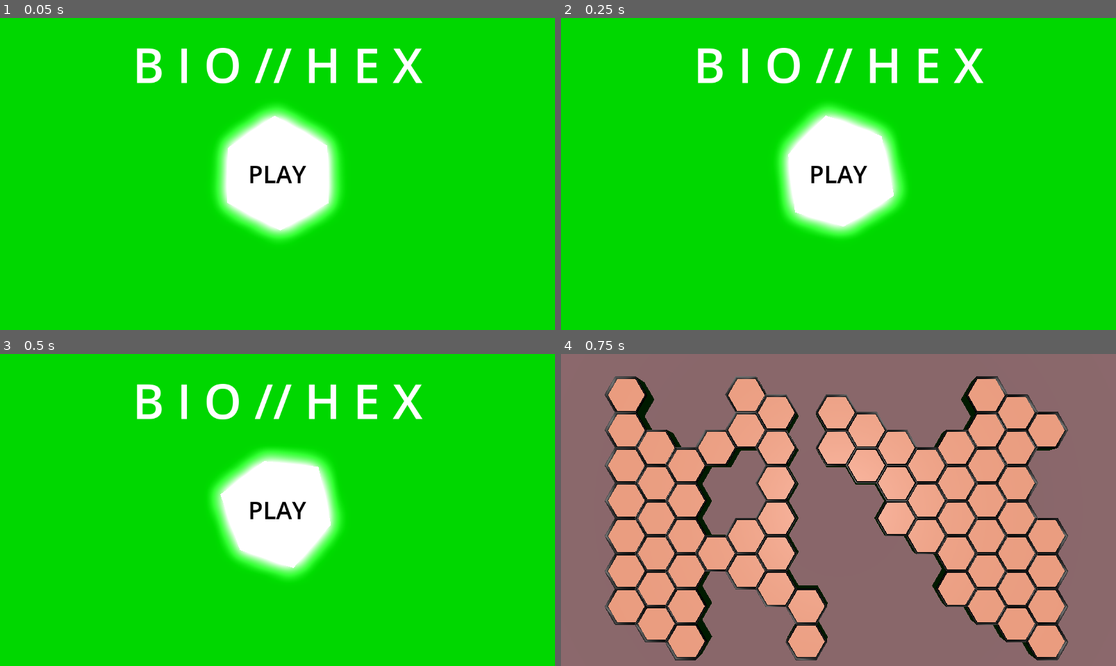
Above: before the commit, frames 1-4 (two rows, left to right).
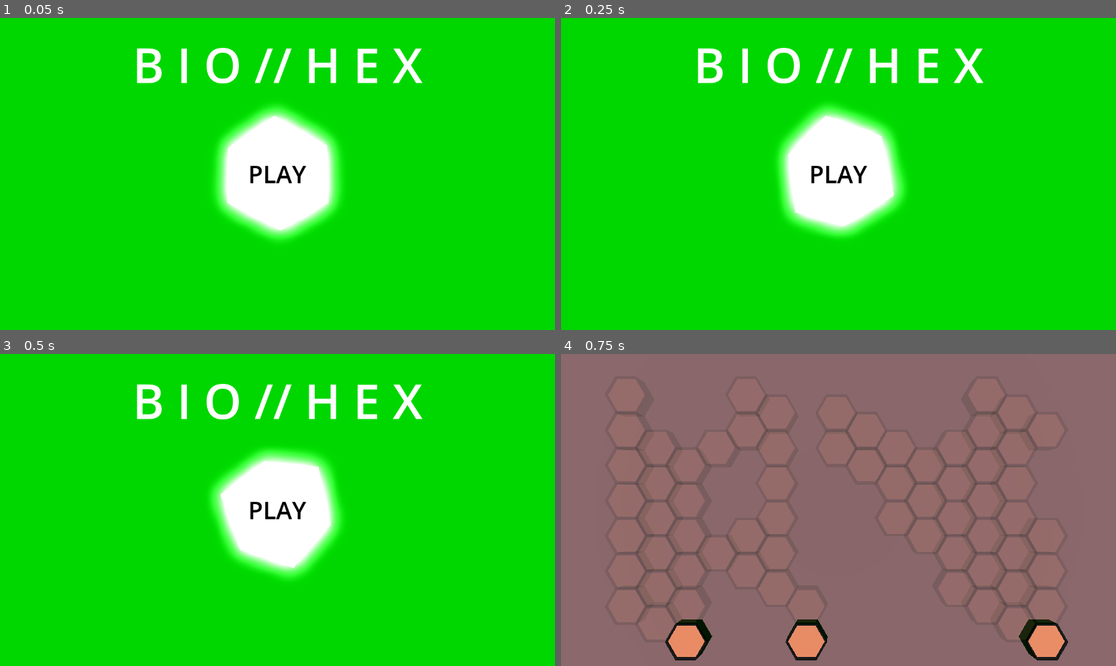
Above: after the commit, the same moments.

Repository: JBRana250/BioHex
Game: Godot game, scene res://Title Screen/title_screen.tscn
The game is run twice, just before and just after one commit, with the same random seed, the same clock (stepped at 60 frames per second) and the same inputs.
Inputs:
- Up to frame 1 (0.05 s): no input
- Up to frame 2 (0.25 s): no input
- Up to frame 3 (0.5 s): no input
- Up to frame 4 (0.75 s): click "PLAY" at 0.5 s

Frames 1-3 are identical in both runs. In frame 4, 43% of the frame differs, in the area x 7-92%, y 7-99%.

Commit message:
Completed implementation of world scene

Diff:
--- a/Combat Scene/scripts/Globals.gd
+++ b/Combat Scene/scripts/Globals.gd
@@ -4,3 +4,8 @@
 
 var camera: Camera3D = null
 var player: CharacterBody3D = null
+
+var path_map: Dictionary = {}
+var rows_to_boss: int
+var current_row: int
+var current_room_pos: Vector2
--- a/Combat Scene/scripts/scene_switcher.gd
+++ b/Combat Scene/scripts/scene_switcher.gd
@@ -10,7 +10,7 @@
 	call_deferred("_deferred_switch_scene", res_path)
 
 func _deferred_switch_scene(res_path):
-	current_scene.free()
+	current_scene.queue_free()
 	var scene = load(res_path)
 	current_scene = scene.instantiate()
 	get_tree().root.add_child(current_scene)
--- a/World Scene/scenes/room.tscn
+++ b/World Scene/scenes/room.tscn
@@ -1,7 +1,34 @@
-[gd_scene load_steps=2 format=3 uid="uid://rerv56i1e8gf"]
+[gd_scene load_steps=5 format=3 uid="uid://rerv56i1e8gf"]
 
-[ext_resource type="PackedScene" uid="uid://bwhwx1lvhni7q" path="res://World Scene/assets/room.glb" id="1_ciihr"]
+[ext_resource type="Script" path="res://World Scene/scripts/room scripts/OnClickComponentScript.gd" id="2_iqk8b"]
+[ext_resource type="Script" path="res://World Scene/scripts/room scripts/RoomAttributes.gd" id="3_7orod"]
+[ext_resource type="PackedScene" uid="uid://21h7hy5g4463" path="res://World Scene/scenes/room_mesh.tscn" id="4_0fdpc"]
+[ext_resource type="Script" path="res://World Scene/scripts/room scripts/RoomAppearance.gd" id="4_ywmiw"]
 
 [node name="Room" type="Node3D"]
 
-[node name="room_mesh" parent="." instance=ExtResource("1_ciihr")]
+[node name="Area3D" type="Area3D" parent="."]
+monitoring = false
+monitorable = false
+
+[node name="hexcolbox" type="CollisionPolygon3D" parent="Area3D"]
+transform = Transform3D(0.866025, -0.5, 2.18557e-08, 0, -4.37114e-08, -1, 0.5, 0.866025, -3.78552e-08, 0, 0, 0)
+depth = 0.54
+polygon = PackedVector2Array(-0.873228, -0.496507, 0.00349882, -0.995989, 0.867409, -0.497065, 0.865413, 0.508487, -0.00907815, 0.994736, -0.870979, 0.493202)
+margin = 0.08
+
+[node name="Components" type="Node" parent="."]
+
+[node name="OnClickComponent" type="Node" parent="Components"]
+script = ExtResource("2_iqk8b")
+res_path = "res://Combat Scene/scenes/defaultcombat.tscn"
+
+[node name="RoomAttributes" type="Node" parent="Components"]
+script = ExtResource("3_7orod")
+
+[node name="Appearance" type="Node" parent="Components"]
+script = ExtResource("4_ywmiw")
+
+[node name="room_mesh" parent="." instance=ExtResource("4_0fdpc")]
+
+[connection signal="input_event" from="Area3D" to="Components/OnClickComponent" method="_on_area_3d_input_event"]
--- /dev/null
+++ b/World Scene/scenes/room_mesh.tscn
@@ -0,0 +1,19 @@
+[gd_scene load_steps=4 format=3 uid="uid://21h7hy5g4463"]
+
+[ext_resource type="PackedScene" uid="uid://bwhwx1lvhni7q" path="res://World Scene/assets/room.glb" id="1_n66kj"]
+
+[sub_resource type="StandardMaterial3D" id="StandardMaterial3D_xwb58"]
+resource_local_to_scene = true
+transparency = 1
+albedo_color = Color(0.905882, 0.529412, 0.380392, 0.117647)
+
+[sub_resource type="StandardMaterial3D" id="StandardMaterial3D_lpd02"]
+resource_local_to_scene = true
+transparency = 1
+albedo_color = Color(0, 0, 0, 0.117647)
+
+[node name="room" instance=ExtResource("1_n66kj")]
+
+[node name="Cylinder_003" parent="." index="0"]
+surface_material_override/0 = SubResource("StandardMaterial3D_xwb58")
+surface_material_override/1 = SubResource("StandardMaterial3D_lpd02")
--- a/World Scene/scenes/world_scene.tscn
+++ b/World Scene/scenes/world_scene.tscn
@@ -15,14 +15,14 @@
 
 [node name="Path" type="Node" parent="."]
 
-[node name="PathCreationComponents" type="Node" parent="Path"]
+[node name="Components" type="Node" parent="Path"]
 
-[node name="PathMapCreator" type="Node" parent="Path/PathCreationComponents"]
+[node name="PathMapCreator" type="Node" parent="Path/Components"]
 script = ExtResource("1_g0lae")
 num_of_initial_rooms = 3
 rows_to_boss = 14
 
-[node name="RoomInstantiator" type="Node" parent="Path/PathCreationComponents"]
+[node name="RoomInstantiator" type="Node" parent="Path/Components"]
 script = ExtResource("2_bm426")
 
 [node name="Ground" parent="." instance=ExtResource("1_65dwk")]
--- a/World Scene/scripts/PathMapCreation.gd
+++ b/World Scene/scripts/PathMapCreation.gd
@@ -199,5 +199,7 @@
 		_extend_rooms_in_row(row)
 
 func _ready():
-	_create_path_map(num_of_initial_rooms, rows_to_boss)
-	#print(path_map)
+	if path_map == {}:
+		_create_path_map(num_of_initial_rooms, rows_to_boss)
+	Globals.path_map = path_map
+	Globals.rows_to_boss = rows_to_boss
--- a/World Scene/scripts/RoomInstantiation.gd
+++ b/World Scene/scripts/RoomInstantiation.gd
@@ -2,10 +2,10 @@
 
 @export var room_scene = preload("res://World Scene/scenes/room.tscn")
 
-@onready var path_map_creator = get_parent().find_child("PathMapCreator")
-@onready var path_map = path_map_creator.path_map
-@onready var rows_to_boss = path_map_creator.rows_to_boss
+@onready var path_map = Globals.path_map
+@onready var rows_to_boss = Globals.rows_to_boss
 
+@onready var path = get_parent().get_parent()
 # The Plan:
 # Rooms are instantiated row by row, starting from row 0, all the way to row n
 # Loop through every key in path_map, for every key that matches the criteria for the current row.
@@ -29,10 +29,15 @@
 
 		#Instantiate the room and set parent to current scene
 		var room_instance = room_scene.instantiate()
-		get_tree().get_root().add_child.call_deferred(room_instance)
+		path.add_child.call_deferred(room_instance)
 
 		#Set room position
 		room_instance.position = world_dist
+
+		#Set room attributes
+		var attributes = room_instance.find_child("Components").find_child("RoomAttributes")
+		attributes.room_pos = room_pos
+		attributes.row_num = row
 
 func _instantiate_odd_row_rooms(row):
 	var row_y_coordinate = float(row-1) / float(2)
@@ -53,10 +58,15 @@
 
 		#Instantiate the room and set parent to current scene
 		var room_instance = room_scene.instantiate()
-		get_tree().get_root().add_child.call_deferred(room_instance)
+		path.add_child.call_deferred(room_instance)
 
 		#Set room position
 		room_instance.position = world_dist
+
+		#Set room attributes
+		var attributes = room_instance.find_child("Components").find_child("RoomAttributes")
+		attributes.room_pos = room_pos
+		attributes.row_num = row
 
 func _instantiate_rooms_in_row(row):
 	#first determine if row num is even or odd
--- /dev/null
+++ b/World Scene/scripts/room scripts/OnClickComponentScript.gd
@@ -0,0 +1,12 @@
+extends Node
+
+@export var res_path: String
+@onready var attributes = get_parent().find_child("RoomAttributes")
+
+
+func _on_area_3d_input_event(camera, event, position, normal, shape_idx):
+	if event is InputEventMouseButton:
+		if event.button_index == MOUSE_BUTTON_LEFT and event.pressed == true and attributes.eligible_to_travel:
+			Globals.current_room_pos = attributes.room_pos
+			Globals.current_row = attributes.row_num
+			SceneSwitcher.switch_scene(res_path)
--- /dev/null
+++ b/World Scene/scripts/room scripts/RoomAppearance.gd
@@ -0,0 +1,11 @@
+extends Node
+
+@onready var attributes = get_parent().find_child("RoomAttributes")
+@onready var room_mesh = owner.find_child("room_mesh").get_child(0)
+
+func _ready():
+	if attributes.eligible_to_travel:
+		for surface_override_material_index in range(room_mesh.get_surface_override_material_count()):
+			var surface_override_material = room_mesh.get_surface_override_material(surface_override_material_index)
+			var material_color = surface_override_material.albedo_color
+			room_mesh.get_surface_override_material(surface_override_material_index).albedo_color = Color(material_color.r, material_color.g, material_color.b, 255)
--- /dev/null
+++ b/World Scene/scripts/room scripts/RoomAttributes.gd
@@ -0,0 +1,24 @@
+extends Node
+
+@export var room_pos: Vector2
+@export var row_num: int
+@export var eligible_to_travel: bool
+
+func _ready():
+	var current_room_pos = Globals.current_room_pos
+
+	if Globals.current_row != 0:
+		var eligible_travel_rooms = []
+		if Globals.current_row & 1: #if player is currently on odd row
+			eligible_travel_rooms = [Vector2(current_room_pos.x - 1, current_room_pos.y + 1), Vector2(current_room_pos.x, current_room_pos.y + 1), Vector2(current_room_pos.x + 1, current_room_pos.y + 1)]
+		else:
+			eligible_travel_rooms = [Vector2(current_room_pos.x - 1, current_room_pos.y), Vector2(current_room_pos.x, current_room_pos.y + 1), Vector2(current_room_pos.x + 1, current_room_pos.y)]
+
+		eligible_to_travel = false
+		for eligible_travel_room in eligible_travel_rooms:
+			if room_pos == eligible_travel_room:
+				eligible_to_travel = true
+	else:
+		eligible_to_travel = false
+		if row_num == 0:
+			eligible_to_travel = true
Renamed: Combat Scene/scenes/main.tscn -> Combat Scene/scenes/defaultcombat.tscn
